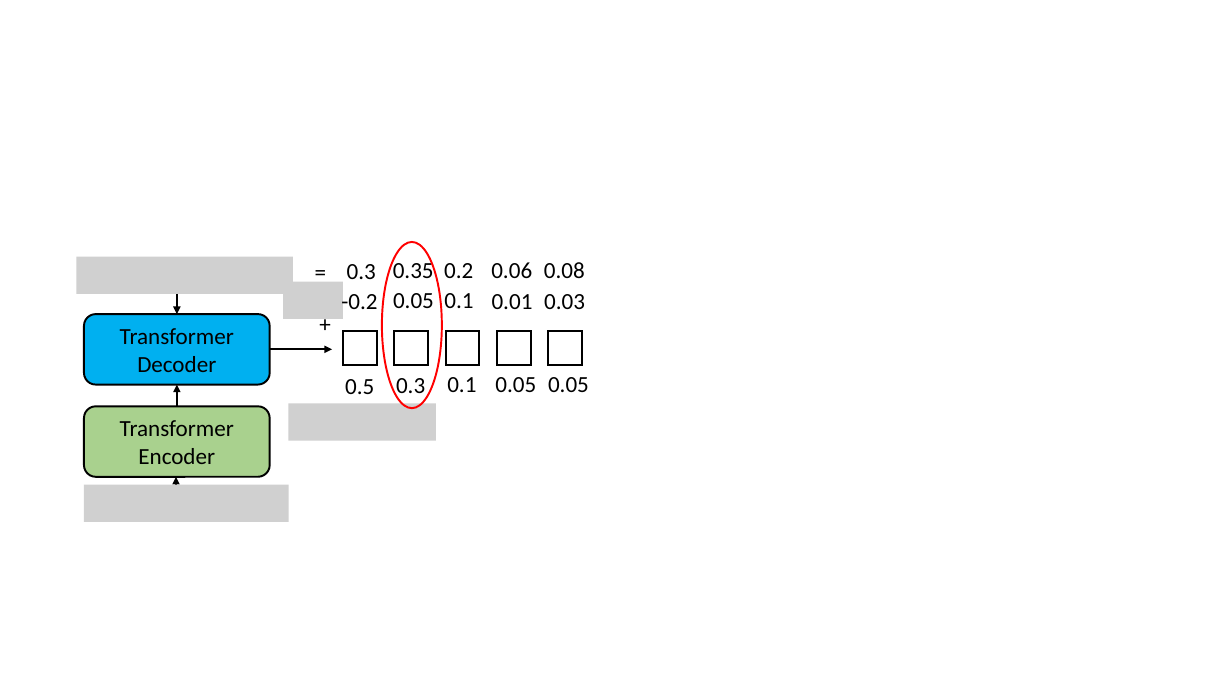
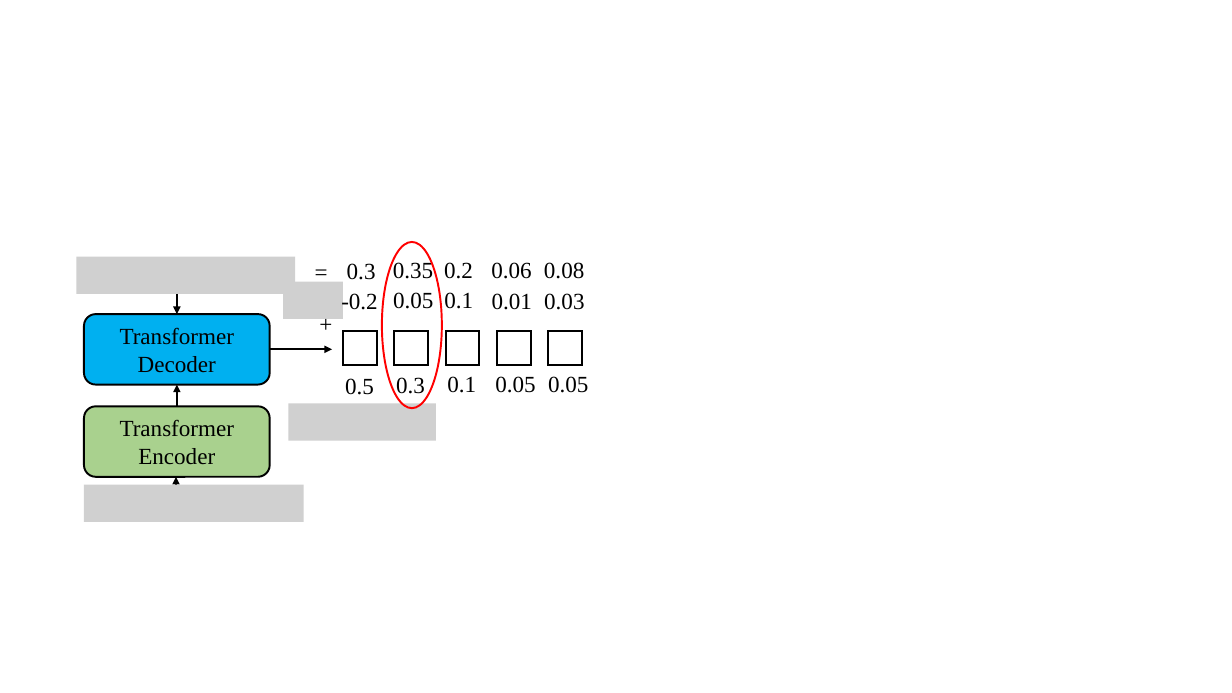
Before and after one commit to MrZixi/master_thesis_paper, a slide deck: slide 2 of figure/related/all.pptx. Drawn at 1232x693 pixels with LibreOffice and Linux fonts; fonts in the diff are those of the drawing; grey boxes stand for pictures. Boxes give left, top, right and bottom in pixels: in the first picture for what was removed or moved away, otherwise in the second. Text is boxed around its words. In the diff, an @@ line names an element or a change of style, - is before the commit and + after.

```diff
--- a/figure/related/all.pptx
+++ b/figure/related/all.pptx
@@ font Calibri to Times New Roman in 19 elements at bbox=[84, 407, 270, 477], bbox=[84, 314, 270, 384], bbox=[345, 378, 374, 395], bbox=[396, 377, 425, 399], bbox=[447, 376, 476, 393], bbox=[495, 376, 535, 393], bbox=[548, 376, 588, 393], bbox=[341, 291, 378, 315], bbox=[393, 292, 433, 309], bbox=[444, 292, 473, 309], bbox=[492, 293, 532, 310], bbox=[544, 293, 584, 310], bbox=[347, 263, 376, 280], bbox=[393, 260, 433, 279], bbox=[444, 262, 473, 279], bbox=[491, 262, 531, 279], bbox=[544, 262, 584, 279], bbox=[311, 305, 342, 342], bbox=[306, 253, 337, 290] @@
@@ picture: place and size @@
-picture at bbox=[84, 485, 289, 522]
+picture at bbox=[84, 485, 304, 522]
```
Also in this commit, not shown: 1 slide added, 1 slide removed, 27 other files.
